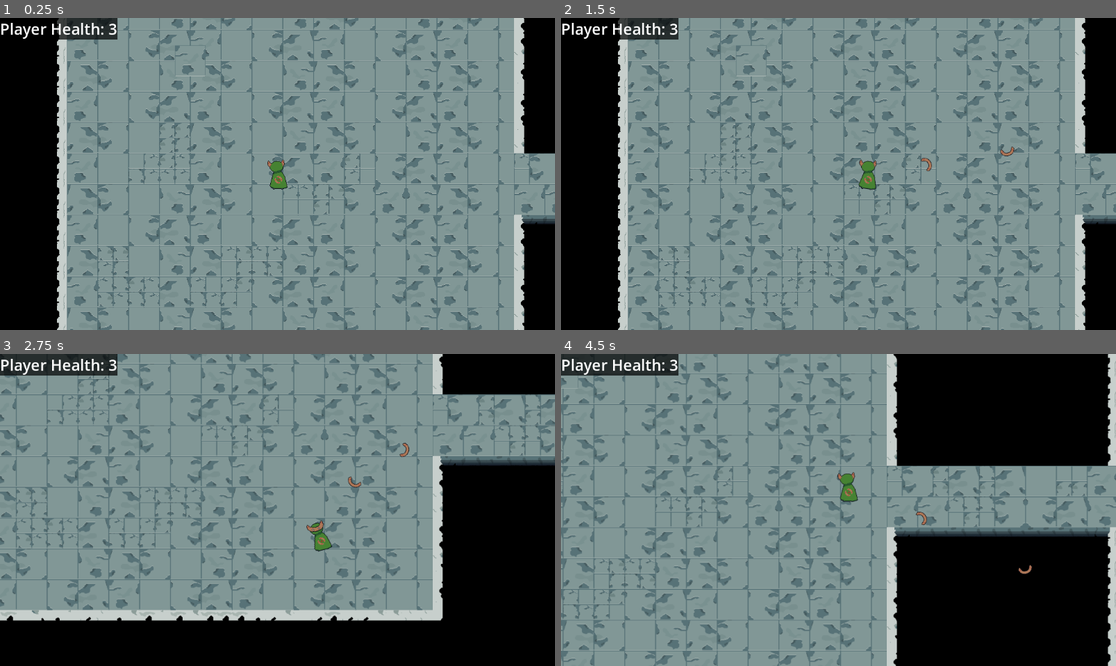
Above: before the commit, frames 1-4 (two rows, left to right).
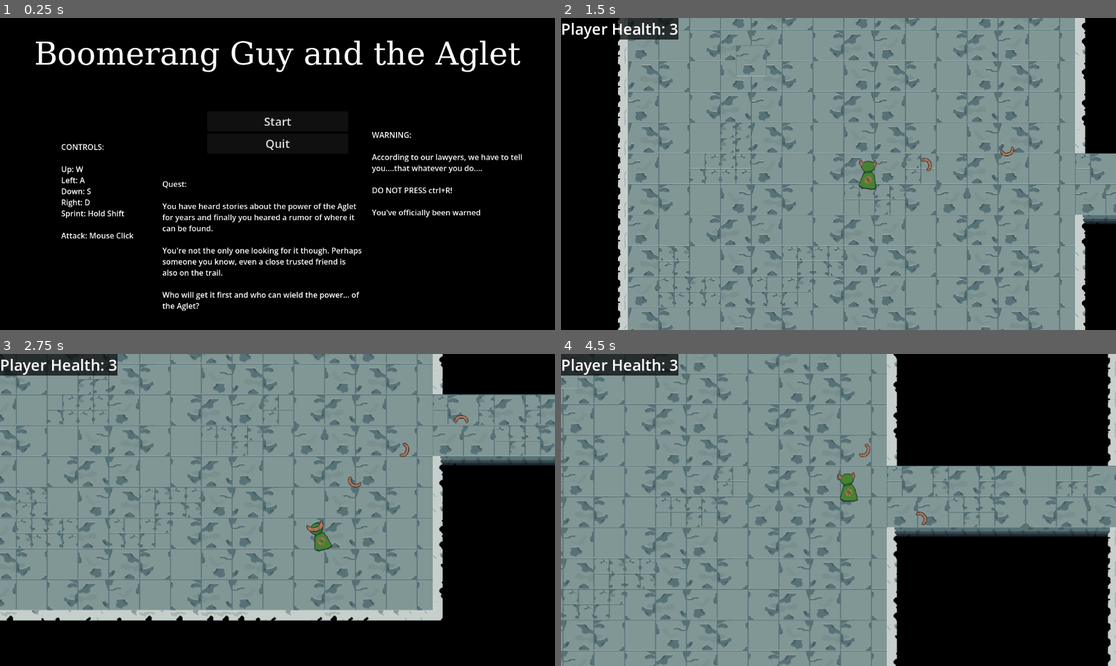
Above: after the commit, the same moments.

Repository: steve52/boomerang-guy-and-the-aglet
Game: Godot game, scene res://Scenes/start_screen.tscn
Two runs of this game, one before a commit and one after it. Both use one fixed random seed, a clock stepped at 60 frames per second and the inputs below. Before the commit the project starts from res://Scenes/game.tscn.
Inputs (mouse positions are in pixels of both pictures, inside the frame that each line leads up to):
- Up to frame 1 (0.25 s): no input
- Up to frame 2 (1.5 s): click (838, 120) at 0.5 s, where only the run after the commit has a clickable "Start"; tap Enter (ui_accept) at 1.25 s; move the mouse to (960, 158) at 1.27 s; press the mouse at (960, 158) at 1.28 s; hold D (Right) from 1.28 s (still down)
- Up to frame 3 (2.75 s): tap Enter (ui_accept) at 1.52, 2.27 s; tap Shift (Sprint) at 1.55, 2.1 s; move the mouse to (166, 525) at 2.02 s; release D (Right) at 2.03 s; release the mouse at (166, 525) at 2.03 s; hold S (Down) from 2.03 s (still down); click (166, 525) at 2.3 s
- Up to frame 4 (4.5 s): move the mouse to (894, 441) at 2.77 s; release S (Down) at 2.78 s; press the mouse at (894, 441) at 2.78 s; hold D (Right) 2.78-3.53 s; tap Shift (Sprint) at 3.05, 3.6 s; move the mouse to (810, 572) at 3.52 s; release the mouse at (810, 572) at 3.53 s; hold W (Up) 3.53-4.28 s; tap Enter (ui_accept) at 3.77 s; click (810, 572) at 3.8 s; move the mouse to (1005, 556) at 4.27 s; press the mouse at (1005, 556) at 4.28 s; hold A (Left) from 4.28 s (still down)

The runs differ from the first frame. In frame 1, 85% of the frame differs, in the area x 0-100%, y 0-100%; in frame 2, nothing differs; in frame 3, less than 0.1%; in frame 4, less than 0.1%.

Commit message:
Add a start screen

Diff:
--- /dev/null
+++ b/Scenes/start_screen.gd
@@ -0,0 +1,10 @@
+extends Control
+
+
+
+func _on_start_pressed() -> void:
+	get_tree().change_scene_to_file("res://Scenes/game.tscn")
+
+
+func _on_quit_pressed() -> void:
+	get_tree().quit()
--- /dev/null
+++ b/Scenes/start_screen.tscn
@@ -0,0 +1,120 @@
+[gd_scene format=3 uid="uid://dwgddpxnnmnhu"]
+
+[ext_resource type="Script" uid="uid://myobjk84vwd0" path="res://Scenes/start_screen.gd" id="1_i8r30"]
+
+[sub_resource type="FontFile" id="FontFile_i8r30"]
+cache/0/variation_coordinates = {}
+cache/0/face_index = 0
+cache/0/embolden = 0.0
+cache/0/transform = Transform2D(1, 0, 0, 1, 0, 0)
+cache/0/spacing_top = 0
+cache/0/spacing_bottom = 0
+cache/0/spacing_space = 0
+cache/0/spacing_glyph = 0
+cache/0/baseline_offset = 0.0
+cache/0/16/0/ascent = 0.0
+cache/0/16/0/descent = 0.0
+cache/0/16/0/underline_position = 0.0
+cache/0/16/0/underline_thickness = 0.0
+cache/0/16/0/scale = 1.0
+cache/0/66/0/ascent = 0.0
+cache/0/66/0/descent = 0.0
+cache/0/66/0/underline_position = 0.0
+cache/0/66/0/underline_thickness = 0.0
+cache/0/66/0/scale = 1.0
+
+[node name="StartScreen" type="Control" unique_id=354807508]
+layout_mode = 3
+anchors_preset = 15
+anchor_right = 1.0
+anchor_bottom = 1.0
+grow_horizontal = 2
+grow_vertical = 2
+script = ExtResource("1_i8r30")
+
+[node name="RichTextLabel" type="RichTextLabel" parent="." unique_id=2131940693]
+layout_mode = 1
+anchors_preset = 10
+anchor_right = 1.0
+offset_bottom = 156.0
+grow_horizontal = 2
+theme_override_fonts/normal_font = SubResource("FontFile_i8r30")
+theme_override_font_sizes/normal_font_size = 66
+text = "Boomerang Guy and the Aglet"
+horizontal_alignment = 1
+vertical_alignment = 1
+
+[node name="VBoxContainer" type="VBoxContainer" parent="." unique_id=592545497]
+layout_mode = 1
+anchors_preset = -1
+anchor_left = 0.5
+anchor_top = 0.36728394
+anchor_right = 0.5
+anchor_bottom = 0.36728394
+offset_left = -146.5
+offset_top = -71.0
+offset_right = 146.5
+offset_bottom = 71.0
+grow_horizontal = 2
+grow_vertical = 2
+alignment = 1
+
+[node name="Start" type="Button" parent="VBoxContainer" unique_id=1406891452]
+layout_mode = 2
+theme_override_font_sizes/font_size = 24
+text = "Start"
+
+[node name="Quit" type="Button" parent="VBoxContainer" unique_id=634045999]
+layout_mode = 2
+theme_override_font_sizes/font_size = 24
+text = "Quit"
+
+[node name="RichTextLabel2" type="RichTextLabel" parent="." unique_id=139401853]
+layout_mode = 0
+offset_left = 127.0
+offset_top = 256.0
+offset_right = 321.0
+offset_bottom = 471.0
+bbcode_enabled = true
+text = "CONTROLS:
+
+Up: W
+Left: A
+Down: S
+Right: D
+Sprint: Hold Shift
+
+Attack: Mouse Click"
+
+[node name="RichTextLabel3" type="RichTextLabel" parent="." unique_id=1668544392]
+layout_mode = 0
+offset_left = 772.0
+offset_top = 231.0
+offset_right = 1097.0
+offset_bottom = 505.0
+bbcode_enabled = true
+text = "WARNING:
+
+According to our lawyers, we have to tell you....that whatever you do....
+
+DO NOT PRESS ctrl+R!
+
+You've officially been warned"
+
+[node name="RichTextLabel4" type="RichTextLabel" parent="." unique_id=934096495]
+layout_mode = 0
+offset_left = 337.0
+offset_top = 333.0
+offset_right = 756.0
+offset_bottom = 643.0
+bbcode_enabled = true
+text = "Quest:
+
+You have heard stories about the power of the Aglet for years and finally you heared a rumor of where it can be found.
+
+You're not the only one looking for it though. Perhaps someone you know, even a close trusted friend is also on the trail.
+
+Who will get it first and who can wield the power... of the Aglet?"
+
+[connection signal="pressed" from="VBoxContainer/Start" to="." method="_on_start_pressed"]
+[connection signal="pressed" from="VBoxContainer/Quit" to="." method="_on_quit_pressed"]
--- a/project.godot
+++ b/project.godot
@@ -11,7 +11,7 @@
 [application]
 
 config/name="Boomerang Guy and the Aglet"
-run/main_scene="uid://c4sol3auy4yn7"
+run/main_scene="uid://dwgddpxnnmnhu"
 config/features=PackedStringArray("4.7", "GL Compatibility")
 config/icon="res://Assets/icon.svg"
 
Not shown, added: Scenes/start_screen.gd.uid
